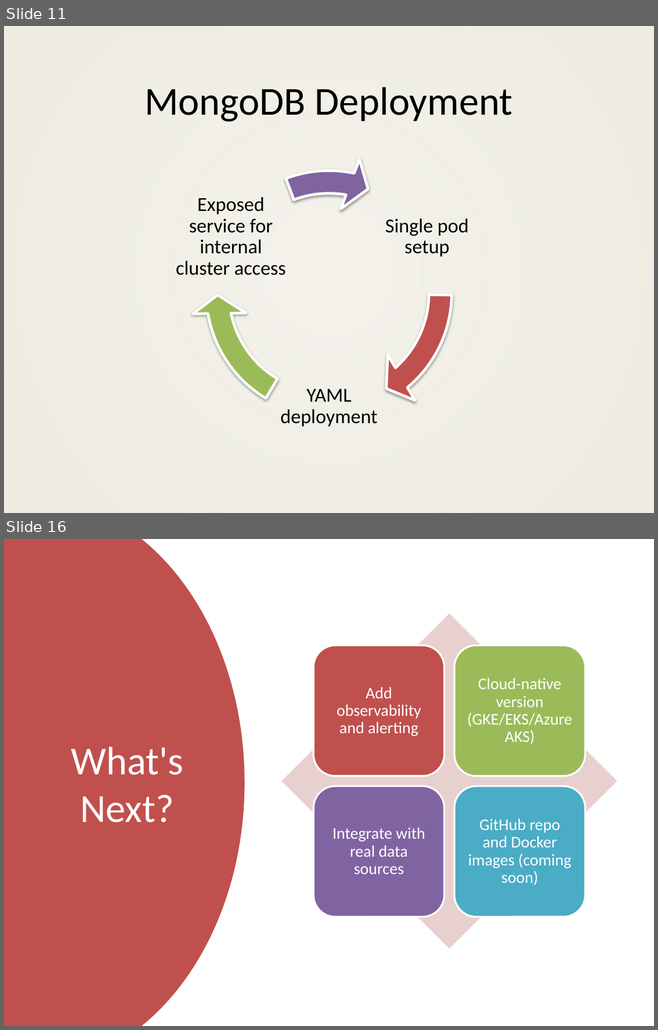
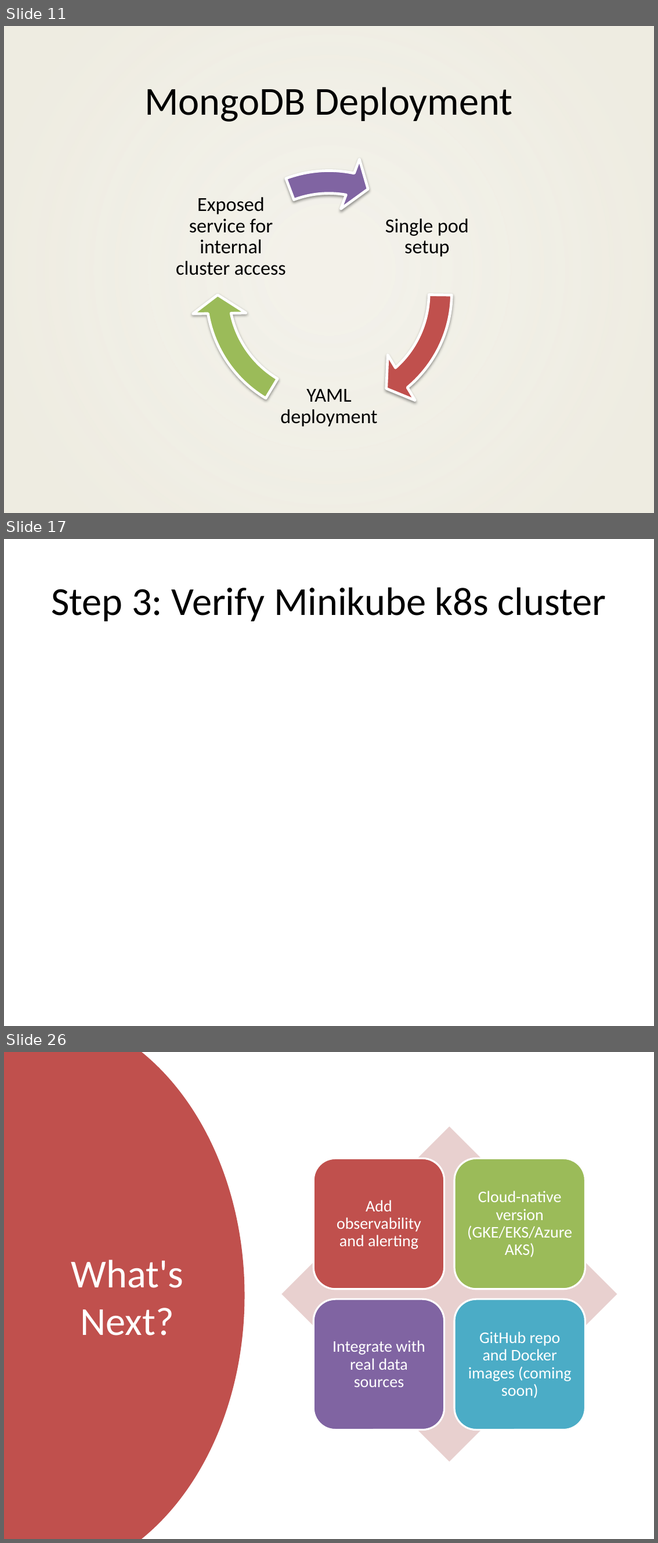
Before and after one commit to rahulsidpatil/go-k8s-data-pipeline, a slide deck: ppt-artifacts/go_k8s_data_pipeline_updated.pptx. Shown one above the other, each under a label of ours: slides 11 and 16 before the commit, slides 11, 17 and 26 after it; the slides between them are not shown. The pictures are 658x1030 and 658x1543 pixels, drawn with LibreOffice and Linux fonts; fonts in the diff are those of the drawing; background and template pictures are left out. Boxes give left, top, right and bottom in pixels: in the first picture for what was removed or moved away, otherwise in the second. Text is boxed around its words. In the diff, an @@ line names an element or a change of style, - is before the commit and + after.

```diff
--- a/ppt-artifacts/go_k8s_data_pipeline_updated.pptx
+++ b/ppt-artifacts/go_k8s_data_pipeline_updated.pptx
@@ slide 17 added at (4, 539, 654, 1026), background #FFFFFF @@
@@ title added at (51, 587, 606, 621), 44 pt, text #000000 @@
+Step 3: Verify Minikube k8s cluster
@@ what was slide 16 is now slide 26 @@
```
Also in this commit, not shown: 5 slides changed, 9 other slides added, 2 other files.
